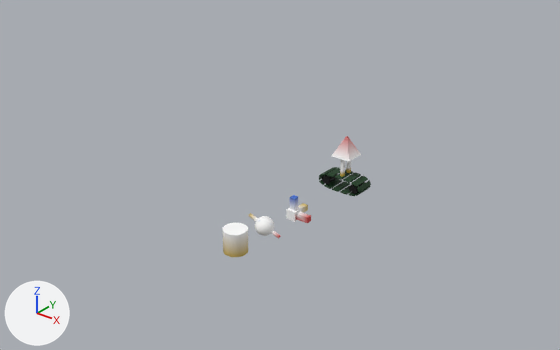
An edit to the Blender file Exampes/Animation-example.blend, drawn before and after from the same camera.
One viewpoint serves both versions: a 50 mm camera at (35.9, -39.3, 32.8) aimed at (-7.7, 15.2, -1.0). The lights are fixed; the arrows at lower left show +X, +Y and +Z. The older version comes first.

Script lines for the objects in view, before the commit:
```python
ob_cube = bpy.data.objects.new('Cube', me_cube_004)
ob_cube.location = (-0.02, 15.41, 1.28)
ob_cube_001 = bpy.data.objects.new('Cube.001', me_cube_005)
ob_cube_001.location = (-0.13, 16.2, 0.05)
ob_cube_001.rotation_euler = (0.175, 0.000102, 0.0)  # degrees (10, 0, 0)
ob_cylinder_001 = bpy.data.objects.new('Cylinder.001', me_cylinder_005)
ob_cylinder_001.location = (1.48, 15.18, 0.59)
ob_cylinder_001.rotation_euler = (1.571, -0.126, 0.0)  # degrees (90, -7.2, 0)
ob_cylinder_001.scale = (0.549, 0.549, 1.04)
ob_cylinder_002 = bpy.data.objects.new('Cylinder.002', me_cylinder_007)
ob_cylinder_002.location = (-1.57, 15.18, 0.59)
ob_cylinder_002.rotation_euler = (1.571, -0.126, 0.0)  # degrees (90, -7.2, 0)
ob_cylinder_002.scale = (0.549, 0.549, 1.04)
ob_scale = bpy.data.objects.new('Scale', me_cube_003)
ob_scale.location = (-0.02, 7.57, 0.0)
ob_scale.scale = (1.02, 1.0, 1.0)
# also in view: 'Position' at (0.0, 0.0, 1.4); 'Rotation' at (0.0, 3.6, 1.0)
```
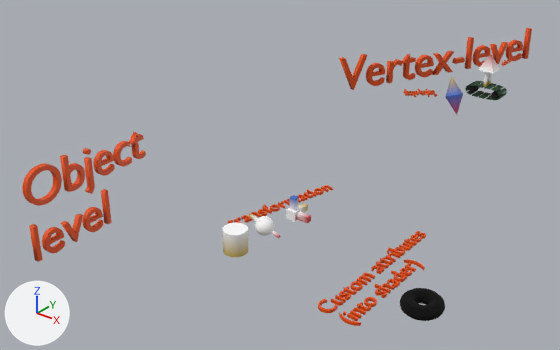
Location of each change, (x1, y1, x2, y2) in pixels of the pictures (560 x 350 px):
'Text', added (orange)
    after: (22, 132, 146, 262)
'Text.001', added (orange)
    after: (339, 28, 532, 90)
'Text.005', added (orange)
    after: (318, 231, 426, 326)
'Torus.001', added
    after: (400, 288, 445, 321)
'Cube.001', moved
    before: (319, 167, 371, 196)
    after: (465, 81, 507, 100)
'Cube', moved
    before: (331, 136, 361, 177)
    after: (478, 54, 500, 87)
'Text.002', added
    after: (228, 185, 333, 224)
'Shape_key_Pyramid', added
    after: (445, 76, 463, 115)
'Text.003', added
    after: (403, 88, 437, 98)
'Cylinder.002', moved
    before: (322, 174, 338, 184)
    after: (468, 86, 479, 93)
'Cylinder.001', moved
    before: (349, 182, 365, 194)
    after: (492, 89, 502, 98)
'Text.004', added
    after: (501, 57, 512, 66)

The change, as a diff of the scene's bpy script:
```diff
--- a/Exampes/Animation-example.blend.py
+++ b/Exampes/Animation-example.blend.py
@@ mat_parametric_mat1 @@
+mat_parametric_mat1 = bpy.data.materials.new('parametric_mat1')
+# nodes: Attribute, BsdfPrincipled, Displacement, OutputMaterial, TexNoise
@@ txt_text_006 @@
+txt_text_006 = bpy.data.curves.new('Text.006', 'FONT')
+txt_text_006.body = 'Custom attributes\n(into shader)'
+txt_text_006.materials.append(mat_text)  # orange #e74f00
+txt_text_006.extrude = 0.05
+txt_text_006.size = 0.8
@@ txt_text_004 @@
+txt_text_004 = bpy.data.curves.new('Text.004', 'FONT')
+txt_text_004.body = 'shape-keying'
+txt_text_004.materials.append(mat_text)  # orange #e74f00
+txt_text_004.extrude = 0.05
+txt_text_004.size = 0.8
@@ txt_text_003 @@
+txt_text_003 = bpy.data.curves.new('Text.003', 'FONT')
+txt_text_003.body = 'transformation'
+txt_text_003.materials.append(mat_text)  # orange #e74f00
+txt_text_003.extrude = 0.05
+txt_text_003.size = 0.8
@@ txt_text_002 @@
+txt_text_002 = bpy.data.curves.new('Text.002', 'FONT')
+txt_text_002.body = 'Vertex-level'
+txt_text_002.materials.append(mat_text)  # orange #e74f00
+txt_text_002.extrude = 0.05
@@ txt_text_001 @@
+txt_text_001 = bpy.data.curves.new('Text.001', 'FONT')
+txt_text_001.body = 'Object\nlevel'
+txt_text_001.materials.append(mat_text)  # orange #e74f00
+txt_text_001.extrude = 0.05
@@ ob_cube @@
 ob_cube = bpy.data.objects.new('Cube', me_cube_004)
-ob_cube.location = (-0.02, 15.41, 1.28)
+ob_cube.location = (-0.65, 46.83, 1.34)
@@ ob_cube_001 @@
 ob_cube_001 = bpy.data.objects.new('Cube.001', me_cube_005)
-ob_cube_001.location = (-0.13, 16.2, 0.05)
+ob_cube_001.location = (-0.13, 47.62, 0.11)
 ob_cube_001.rotation_euler = (0.175, 0.000102, 0.0)  # degrees (10, 0, 0)
@@ ob_cylinder_001 @@
 ob_cylinder_001 = bpy.data.objects.new('Cylinder.001', me_cylinder_005)
-ob_cylinder_001.location = (1.48, 15.18, 0.59)
+ob_cylinder_001.location = (0.85, 46.6, 0.66)
 ob_cylinder_001.rotation_euler = (1.571, -0.126, 0.0)  # degrees (90, -7.2, 0)
@@ ob_cylinder_002 @@
 ob_cylinder_002 = bpy.data.objects.new('Cylinder.002', me_cylinder_007)
-ob_cylinder_002.location = (-1.57, 15.18, 0.59)
+ob_cylinder_002.location = (-2.2, 46.6, 0.66)
 ob_cylinder_002.rotation_euler = (1.571, -0.126, 0.0)  # degrees (90, -7.2, 0)
@@ ob_text_005 @@
+ob_text_005 = bpy.data.objects.new('Text.005', txt_text_006)
+ob_text_005.location = (10.7, -2.32, 0.34)
+ob_text_005.rotation_euler = (0.0139, -0.00419, 1.572)  # degrees (0.8, -0.2, 90)
+ob_text_005.scale = (2.36, 2.36, 2.36)
@@ ob_text_003 @@
+ob_text_003 = bpy.data.objects.new('Text.003', txt_text_004)
+ob_text_003.location = (-2.85, 30.85, 4.02)
+ob_text_003.rotation_euler = (0.659, 0.241, 1.507)  # degrees (38, 14, 86)
+ob_text_003.scale = (1.56, 1.56, 1.56)
@@ ob_text_002 @@
+ob_text_002 = bpy.data.objects.new('Text.002', txt_text_003)
+ob_text_002.location = (-2.79, 2.7, 0.33)
+ob_text_002.rotation_euler = (0.0139, -0.00419, 1.34)  # degrees (0.8, -0.2, 77)
+ob_text_002.scale = (2.36, 2.36, 2.36)
@@ ob_text_001 @@
+ob_text_001 = bpy.data.objects.new('Text.001', txt_text_002)
+ob_text_001.location = (-14.67, 35.54, 0.56)
+ob_text_001.rotation_euler = (1.571, -0.00446, 1.134)  # degrees (90, -0.3, 65)
+ob_text_001.scale = (6.08, 6.08, 6.08)
@@ ob_text @@
+ob_text = bpy.data.objects.new('Text', txt_text_001)
+ob_text.location = (-9.92, -11.83, 5.54)
+ob_text.rotation_euler = (1.571, 0.0, 1.624)  # degrees (90, 0, 93)
+ob_text.scale = (4.38, 4.38, 4.38)
@@ ob_torus_001 @@
+ob_torus_001 = bpy.data.objects.new('Torus.001', me_torus_001)  # a torus around z (ring radius 1.03, tube radius 0.55) spanning x -1.58..1.58, y -1.58..1.58, z -0.55..0.55
+ob_torus_001.location = (15.46, 2.32, 0.77)
@@ ob_text_004 @@
+ob_text_004 = bpy.data.objects.new('Text.004', me_text_005)  # 2328 vertices, 1722 faces; spans x 0.062..1.135, y 0.116..0.352, z 0.315..0.501; in mat_text (orange #e74f00)
+ob_text_004.location = (-0.58, 47.96, 3.22)
+ob_text_004.rotation_euler = (1.497, -0.0011, 1.567)  # degrees (86, -0.1, 90)
+ob_text_004.scale = (2.36, 2.36, 2.36)
@@ ob_shape_key_pyramid @@
+ob_shape_key_pyramid = bpy.data.objects.new('Shape_key_Pyramid', me_cylinder_008)  # a UV sphere (32 segments, 2 rings, poles along z) spanning x -1.0..1.0, y -1.0..1.0, z -2.25..2.2
+ob_shape_key_pyramid.location = (-0.65, 38.03, 2.5)
+ob_shape_key_pyramid.rotation_euler = (-0.301, -0.307, 0.262)  # degrees (-17, -18, 15)
```
